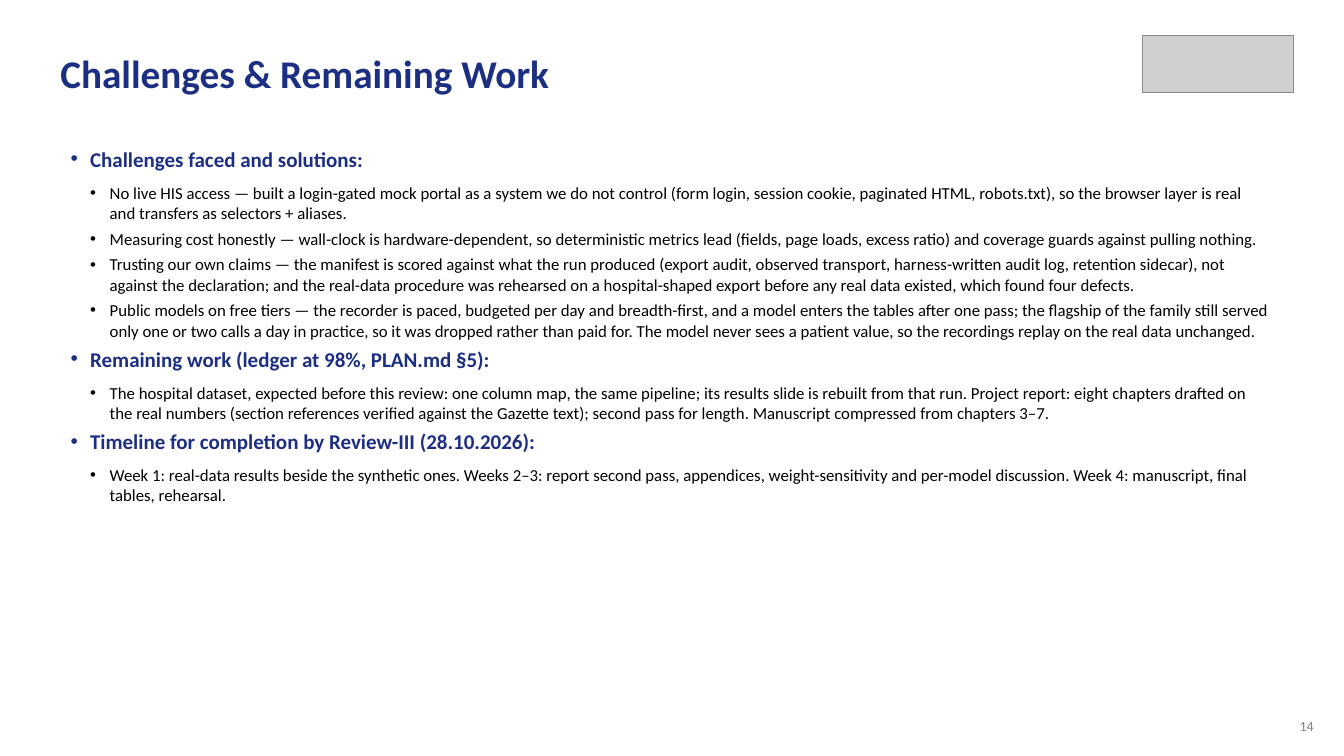
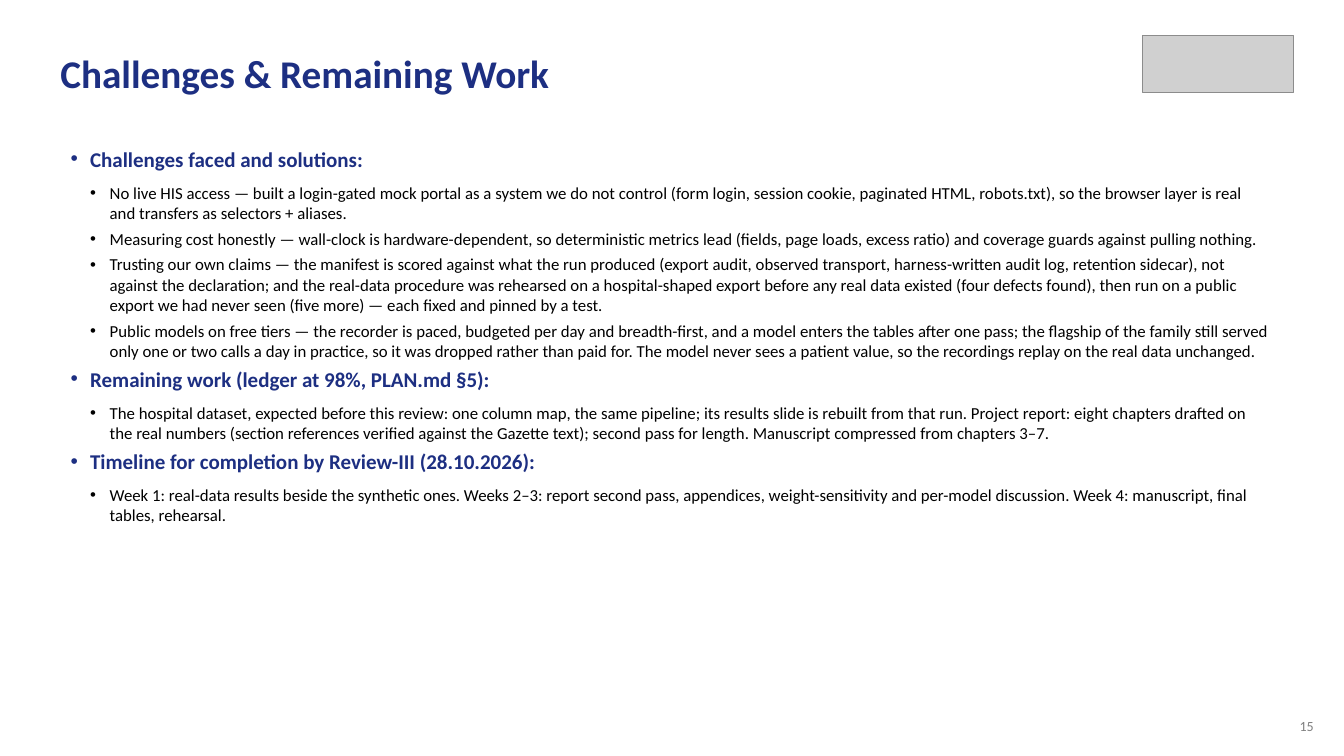
Before and after one commit to aysk1209/his-scraping-dpdp-project, a slide deck: slide 15 of Review-II.pptx (slide 14 before the commit). Drawn at 1344x756 pixels with LibreOffice and Linux fonts; fonts in the diff are those of the drawing; grey boxes stand for pictures. Boxes give left, top, right and bottom in pixels: in the first picture for what was removed or moved away, otherwise in the second. Text is boxed around its words. In the diff, an @@ line names an element or a change of style, - is before the commit and + after.

```diff
--- a/Review-II.pptx
+++ b/Review-II.pptx
@@ text at box(110, 258, 1236, 314): text changed @@
-  • Trusting our own claims — the manifest is scored against what the run produced (export audit, observed transport, harness-written audit log, retention sidecar), not against the declaration; and the real-data procedure was rehearsed on a hospital-shaped export before any real data existed, which found four defects.
+  • Trusting our own claims — the manifest is scored against what the run produced (export audit, observed transport, harness-written audit log, retention sidecar), not against the declaration; and the real-data procedure was rehearsed on a hospital-shaped export before any real data existed (four defects found), then run on a public export we had never seen (five more) — each fixed and pinned by a test.
@@ text at box(1300, 722, 1314, 731): text changed @@
-14
+15
```
Also in this commit, not shown: 7 other slides changed, 1 slide added, 8 other files.
